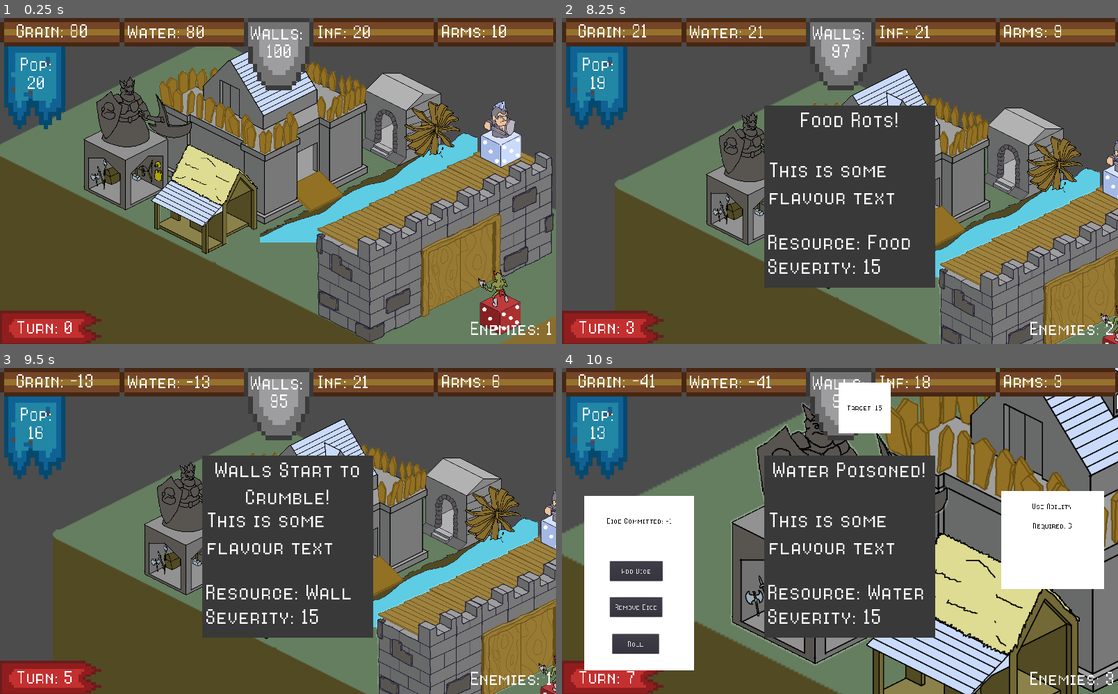
Above: before the commit, frames 1-4 (two rows, left to right).
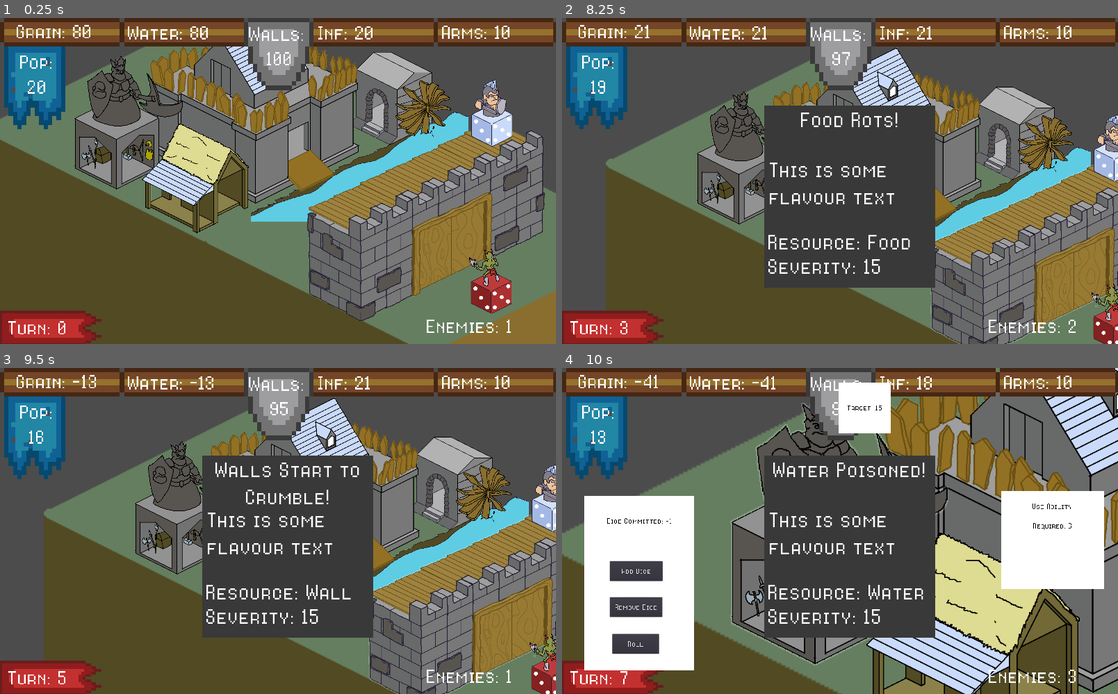
Above: after the commit, the same moments.

Repository: CapsCollective/rng-stronghold
Game: Godot game, scene res://scenes/main.tscn
Two runs of this game, one before a commit and one after it. Both use one fixed random seed, a clock stepped at 60 frames per second and the inputs below.
Inputs (mouse positions are in pixels of both pictures, inside the frame that each line leads up to):
- Up to frame 1 (0.25 s): no input
- Up to frame 2 (8.25 s): tap Enter (ui_accept) at 0.5, 0.77, 8 s; move the mouse to (1006, 174) at 0.52 s; press the mouse at (1006, 174) at 0.53 s; release the mouse at (1006, 174) at 1.25 s; click "Roll" at 1.25 s; click "Add Dice" at 2 s; click "Remove Dice" at 2.75 s; click "Roll" at 3.5 s; click "Add Dice" at 4.25 s; click "Remove Dice" at 5 s; click "Roll" at 5.75 s; click "Add Dice" at 6.5 s; click "Remove Dice" at 7.25 s; move the mouse to (840, 181) at 8.02 s; right-click (840, 181) at 8.1 s; click (840, 181) at 8.17 s
- Up to frame 3 (9.5 s): tap Enter (ui_accept) at 8.27, 8.75 s; move the mouse to (333, 504) at 8.77 s; press the mouse at (333, 504) at 8.78 s
- Up to frame 4 (10 s): tap Enter (ui_accept) at 9.5, 9.77 s; move the mouse to (762, 527) at 9.52 s; release the mouse at (762, 527) at 9.53 s; right-click (762, 527) at 9.6 s; click (762, 527) at 9.67 s

The runs differ from the first frame. In frame 1, 44% of the frame differs, in the area x 0-100%, y 1-100%; in frame 2, 29%; in frame 3, 29%; in frame 4, 1.6%.

Commit message:
Revert "Fixed up ui elements"
This reverts commit 3f47f48ce376f23392be712cb4ee40e742c9d890.

Diff:
--- a/scenes/main.tscn
+++ b/scenes/main.tscn
@@ -36,4 +36,4 @@
 margin_bottom = 498.183
 
 [node name="Buildings" parent="." instance=ExtResource( 2 )]
-position = Vector2( 100.979, 38.4691 )
+position = Vector2( 84.3977, 0 )
--- a/scenes/resource_bar.tscn
+++ b/scenes/resource_bar.tscn
@@ -5,14 +5,12 @@
 [ext_resource path="res://res/Turn Banner.png" type="Texture" id=3]
 
 [sub_resource type="DynamicFont" id=1]
-size = 48
-extra_spacing_bottom = -15
+size = 50
 font_data = ExtResource( 1 )
 
 [node name="ResourceBar" type="Control"]
 margin_right = 1023.0
 margin_bottom = 78.0
-rect_pivot_offset = Vector2( 158.555, 57.2394 )
 __meta__ = {
 "_edit_use_anchors_": false
 }
@@ -28,10 +26,10 @@
 texture = ExtResource( 3 )
 
 [node name="TurnLabel" type="Label" parent="."]
-margin_left = 30.0
-margin_top = 548.0
-margin_right = 238.0
-margin_bottom = 619.0
+margin_left = 12.7912
+margin_top = 547.301
+margin_right = 171.791
+margin_bottom = 631.301
 rect_scale = Vector2( 0.617864, 0.617864 )
 custom_fonts/font = SubResource( 1 )
 text = "Turn: "
@@ -40,16 +38,10 @@
 }
 
 [node name="DiceLabel" type="Label" parent="."]
-anchor_left = 0.000149715
-anchor_top = 0.00785383
-anchor_right = 0.000149709
-anchor_bottom = 0.00785378
-margin_left = 27.8468
-margin_top = 63.3874
-margin_right = 150.847
-margin_bottom = 174.387
-grow_horizontal = 2
-grow_vertical = 2
+margin_left = 32.4493
+margin_top = 57.7435
+margin_right = 145.449
+margin_bottom = 202.744
 rect_scale = Vector2( 0.617864, 0.617864 )
 custom_fonts/font = SubResource( 1 )
 text = "Pop: "
@@ -60,21 +52,13 @@
 }
 
 [node name="EnemiesLabel" type="Label" parent="."]
-anchor_left = -0.000671566
-anchor_top = 0.00880784
-anchor_right = -0.000671566
-anchor_bottom = 0.00880784
-margin_left = 823.687
-margin_top = 549.313
-margin_right = 1137.69
-margin_bottom = 621.313
+margin_left = 783.727
+margin_top = 543.978
+margin_right = 1070.73
+margin_bottom = 627.978
 rect_scale = Vector2( 0.617864, 0.617864 )
 custom_fonts/font = SubResource( 1 )
 text = "Enemies: "
-align = 2
-__meta__ = {
-"_edit_use_anchors_": false
-}
 
 [node name="GrainLabel" type="Label" parent="."]
 margin_left = 27.9767
--- a/scripts/event_manager.gd
+++ b/scripts/event_manager.gd
@@ -83,12 +83,10 @@
 				influence += 1
 			elif enemy_roll > player_roll:
 				dice -=1
-				arms -= 1
 				influence -= 1
 			else:
 				enemies -= 1
 				dice -=1
-				arms -= 1
 		elif walls > 0:
 			walls -= get_dice_roll()
 		else:
